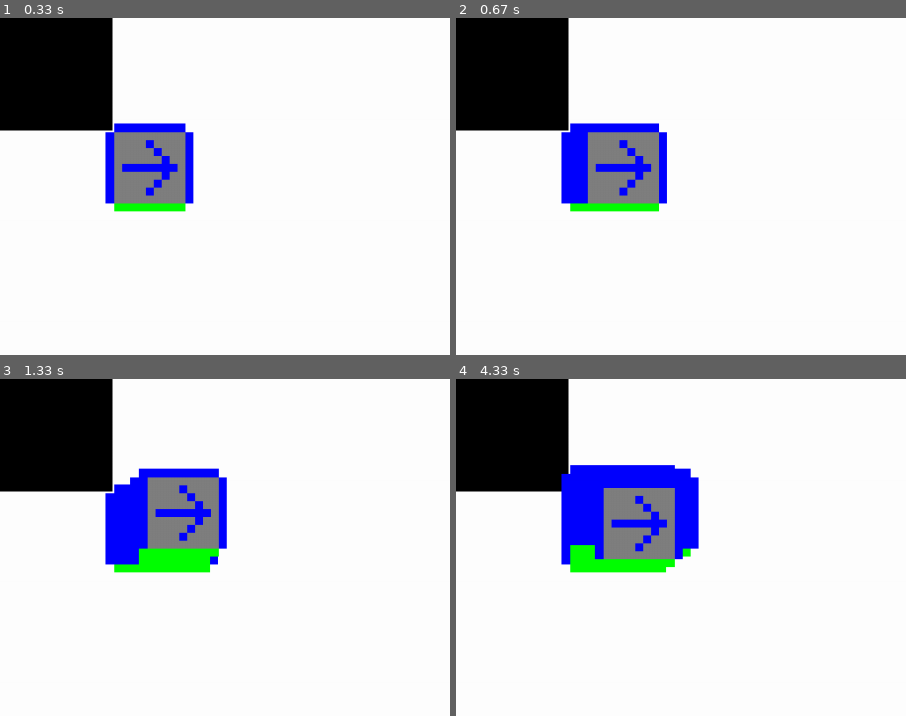
Above: before the commit, frames 1-4 (two rows, left to right).
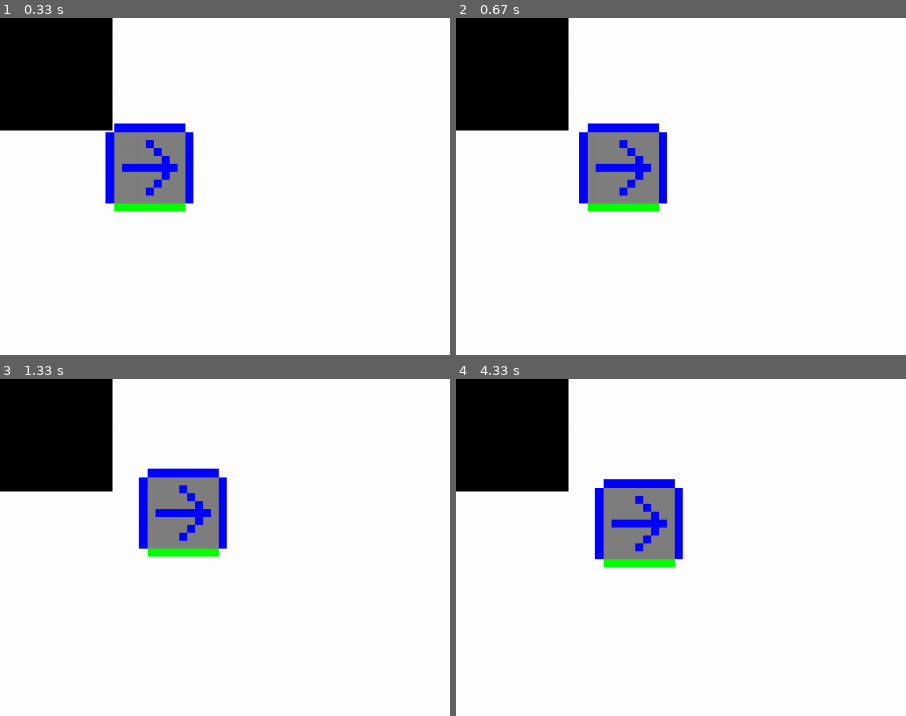
Above: after the commit, the same moments.

Repository: tydaeus/pygame-experimentation
Game: pygame game, started from experimentation.py
Two runs of this game, one before a commit and one after it. Both use one fixed random seed, a clock stepped at 60 frames per second and the inputs below.
Inputs:
- Up to frame 1 (0.33 s): no input
- Up to frame 2 (0.67 s): hold Right from 0.33 s (still down)
- Up to frame 3 (1.33 s): release Right at 0.8 s; hold Up 0.83-1.13 s; hold Right from 1.17 s (still down)
- Up to frame 4 (4.33 s): release Right at 1.63 s; hold Left 1.67-2.2 s; hold Down 2.23-2.53 s; hold Left 2.57-2.97 s; hold Up 3-3.37 s; hold Right 3.4-4.03 s; hold Down from 4.07 s (still down)
The pictures show only the part of the screen within x 0-50%, y 0-50%; the shares and areas given below are measured in that part.

Frame 1 is identical in both runs. In frame 2, 1.1% of the frame differs, in the area x 23-30%, y 31-58%; in frame 3, 2.9%; in frame 4, 4.5%, in the area x 23-54%, y 25-58%.

Commit message:
redraw background

Diff:
--- a/experimentation.py
+++ b/experimentation.py
@@ -19,12 +19,15 @@
 # TODO: setup background
 black = 0, 0, 0
 white = 255, 255, 255
-screen.fill(white)
 
-squareArr = np.zeros((128, 128, 3), np.int32)
-squareSurface = surfarray.make_surface(squareArr)
-screen.blit(squareSurface, squareSurface.get_rect())
+def draw_background():
+    screen.fill(white)
 
+    squareArr = np.zeros((128, 128, 3), np.int32)
+    squareSurface = surfarray.make_surface(squareArr)
+    screen.blit(squareSurface, squareSurface.get_rect())
+
+draw_background()
 sprites.init()
 sprites.all_sprites.draw(screen)
 
@@ -40,6 +43,7 @@
     input.update()
     sprites.all_sprites.update()
 
+    draw_background()
     sprites.all_sprites.draw(screen)
 
     pygame.display.flip()
